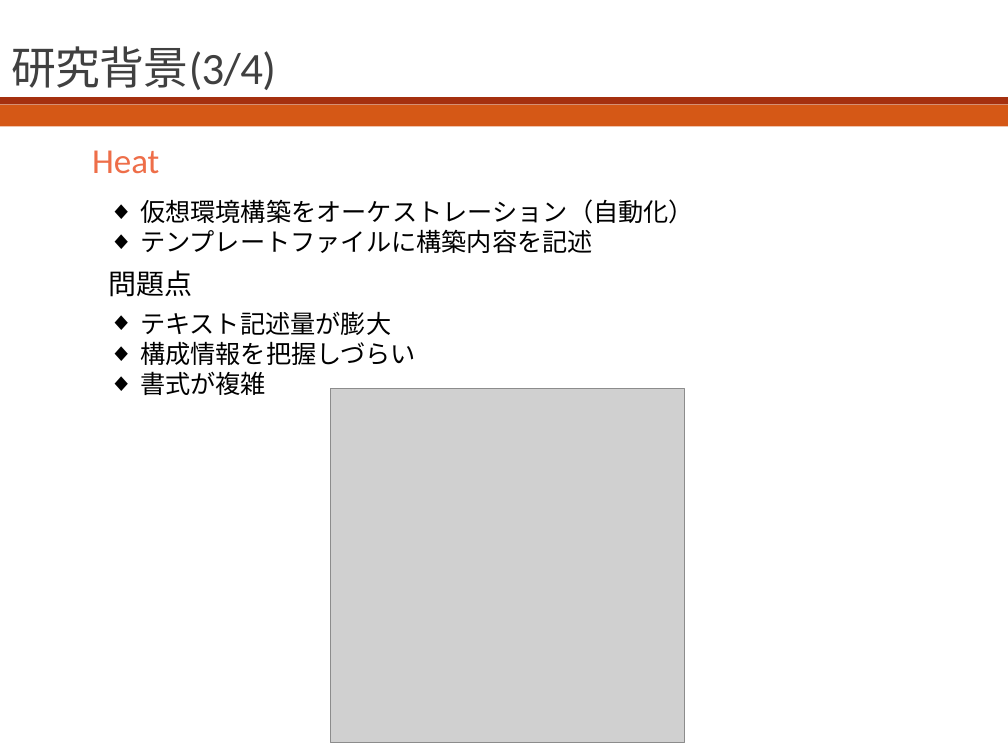
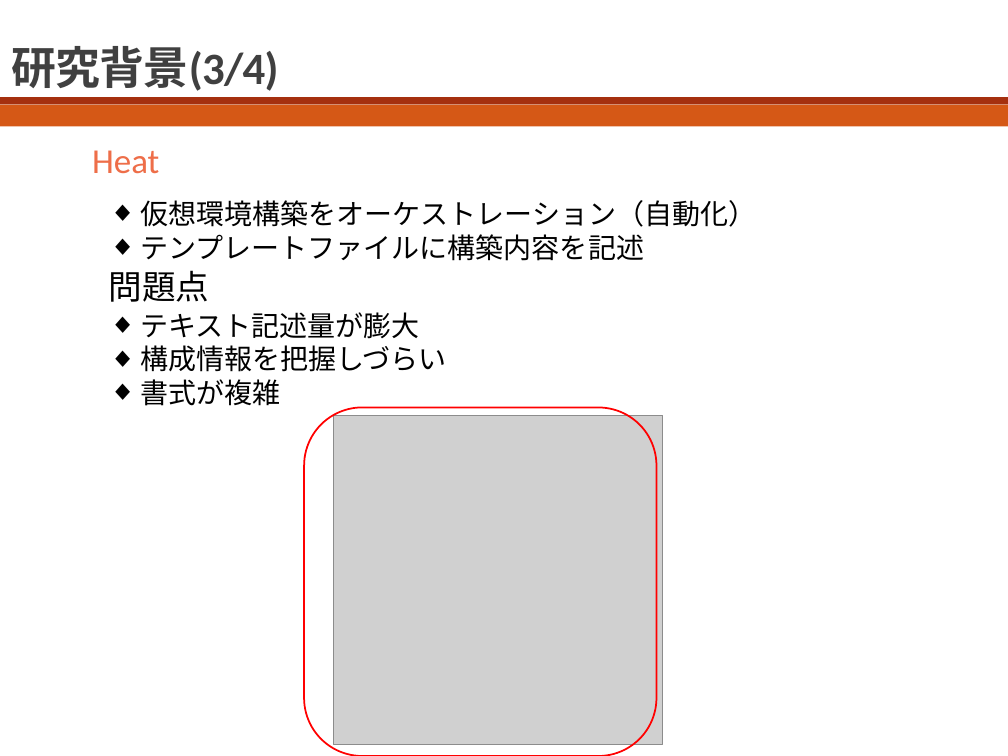
Before and after one commit to bokuhide/GUIToolCreate, a slide deck: slide 4 of 卒業論文本体/発表用スライド.pptx. Drawn at 1008x756 pixels with LibreOffice and Linux fonts; fonts in the diff are those of the drawing; grey boxes stand for pictures. Boxes give left, top, right and bottom in pixels: in the first picture for what was removed or moved away, otherwise in the second. Text is boxed around its words. In the diff, an @@ line names an element or a change of style, - is before the commit and + after.

```diff
--- a/卒業論文本体/発表用スライド.pptx
+++ b/卒業論文本体/発表用スライド.pptx
@@ title "研究背景(3/4)" at bbox=[12, 46, 279, 91]: bold on @@
@@ text "仮想環境構築をオーケストレーション（自動化）" at bbox=[140, 200, 756, 261]: size 18 to 20 pt @@
@@ text "問題点" at bbox=[109, 270, 210, 302]: size 20 to 24 pt @@
@@ text "テキスト記述量が膨大" at bbox=[140, 312, 447, 406]: size 18 to 20 pt @@
@@ rounded rectangle added at bbox=[304, 407, 657, 756], outline #FF0000 1.25 pt @@
@@ picture: place and size @@
-picture at bbox=[331, 388, 684, 742]
+picture at bbox=[334, 415, 663, 745]
```
Also in this commit, not shown: 5 other slides changed, 6 slides added, 1 slide removed, 10 other files.
